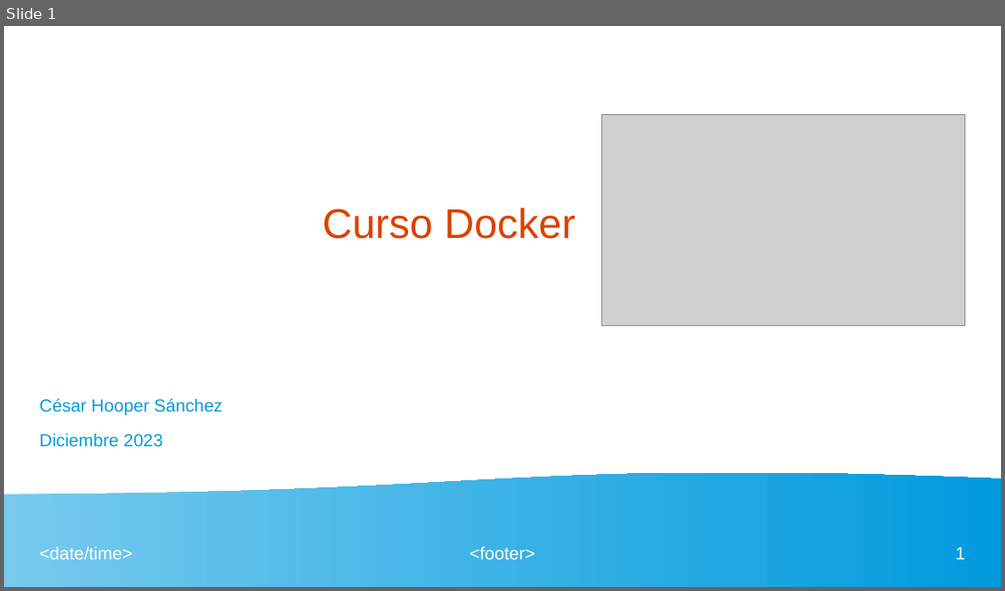
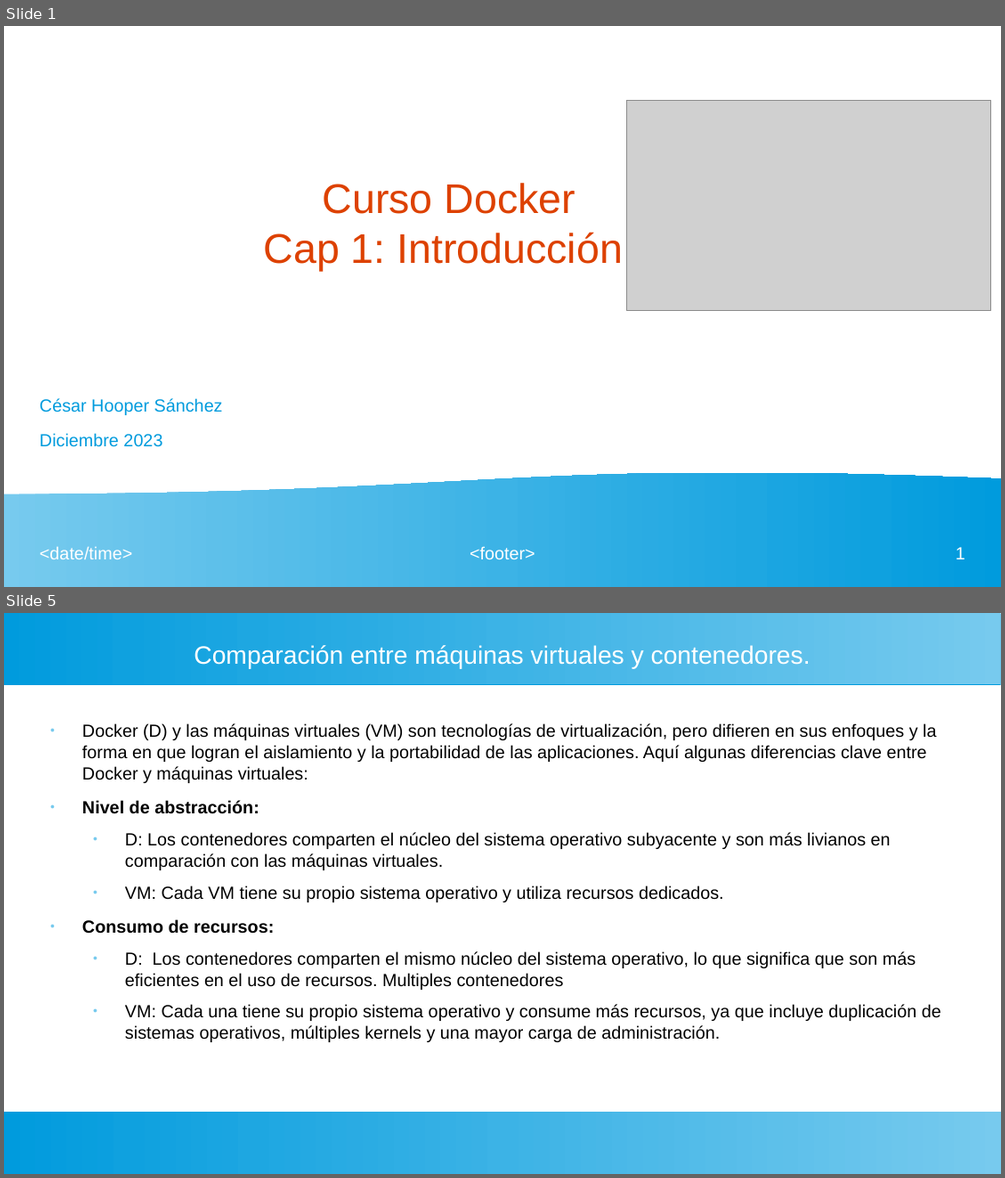
Before and after one commit to hoopercesar/Dockers, a slide deck: curso_docker/dockerPPT.odp. Shown one above the other, each under a label of ours: slide 1 before the commit, slides 1 and 5 after it; the slides between them are not shown. The pictures are 1005x591 and 1005x1178 pixels, drawn with LibreOffice and Linux fonts; fonts in the diff are those of the drawing; grey boxes stand for pictures. Boxes give left, top, right and bottom in pixels: in the first picture for what was removed or moved away, otherwise in the second. Text is boxed around its words. In the diff, an @@ line names an element or a change of style, - is before the commit and + after.

```diff
--- a/curso_docker/dockerPPT.odp
+++ b/curso_docker/dockerPPT.odp
@@ slide 5 added at box(4, 613, 1001, 1174), background #FFFFFF @@
@@ rectangle added at box(4, 613, 1001, 684), fill gradient #77CAEE to #75C9EE to #73C9ED to #71C8ED to #6FC7ED to #6EC6ED @@
@@ title added at box(194, 645, 810, 669), 20 pt, text #FFFFFF @@
+Comparación entre máquinas virtuales y contenedores.
@@ text added at box(82, 723, 941, 1042), 14 pt, text #000000 @@
+● Docker (D) y las máquinas virtuales (VM) son tecnologías de virtualización, pero difieren en sus enfoques y la forma en que logran el aislamiento y la portabilidad de las aplicaciones. Aquí algunas diferencias clave entre Docker y máquinas virtuales:
+● Nivel de abstracción:
+  ● D: Los contenedores comparten el núcleo del sistema operativo subyacente y son más livianos en comparación con las máquinas virtuales.
+  ● VM: Cada VM tiene su propio sistema operativo y utiliza recursos dedicados.
+● Consumo de recursos:
+  ● D: Los contenedores comparten el mismo núcleo del sistema operativo, lo que significa que son más eficientes en el uso de recursos. Multiples contenedores
+  ● VM: Cada una tiene su propio sistema operativo y consume más recursos, ya que incluye duplicación de sistemas operativos, múltiples kernels y una mayor carga de administración.
@@ rectangle added at box(4, 1111, 1001, 1174), fill gradient #77CAEE to #75C9EE to #73C9ED to #71C8ED to #6FC7ED to #6EC6ED @@
@@ slide 1 changed as well @@
@@ picture: place and size @@
-picture at box(602, 115, 965, 325)
+picture at box(627, 100, 991, 311)
@@ title at box(264, 183, 623, 271): text changed @@
-Curso Docker
+Curso Docker
+Cap 1: Introducción
```
Also in this commit, not shown: 1 other slide changed, 8 other slides added.
